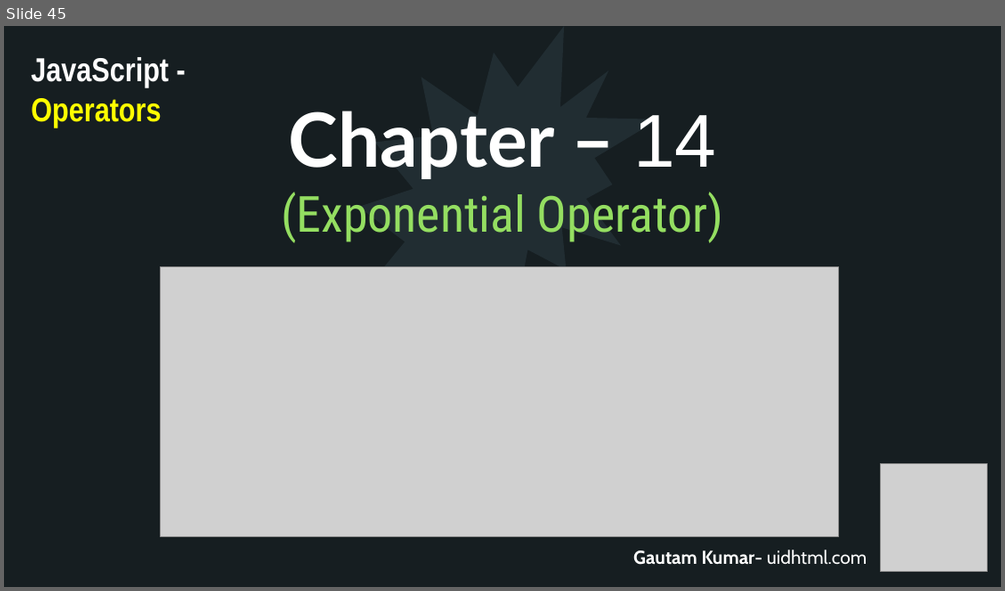
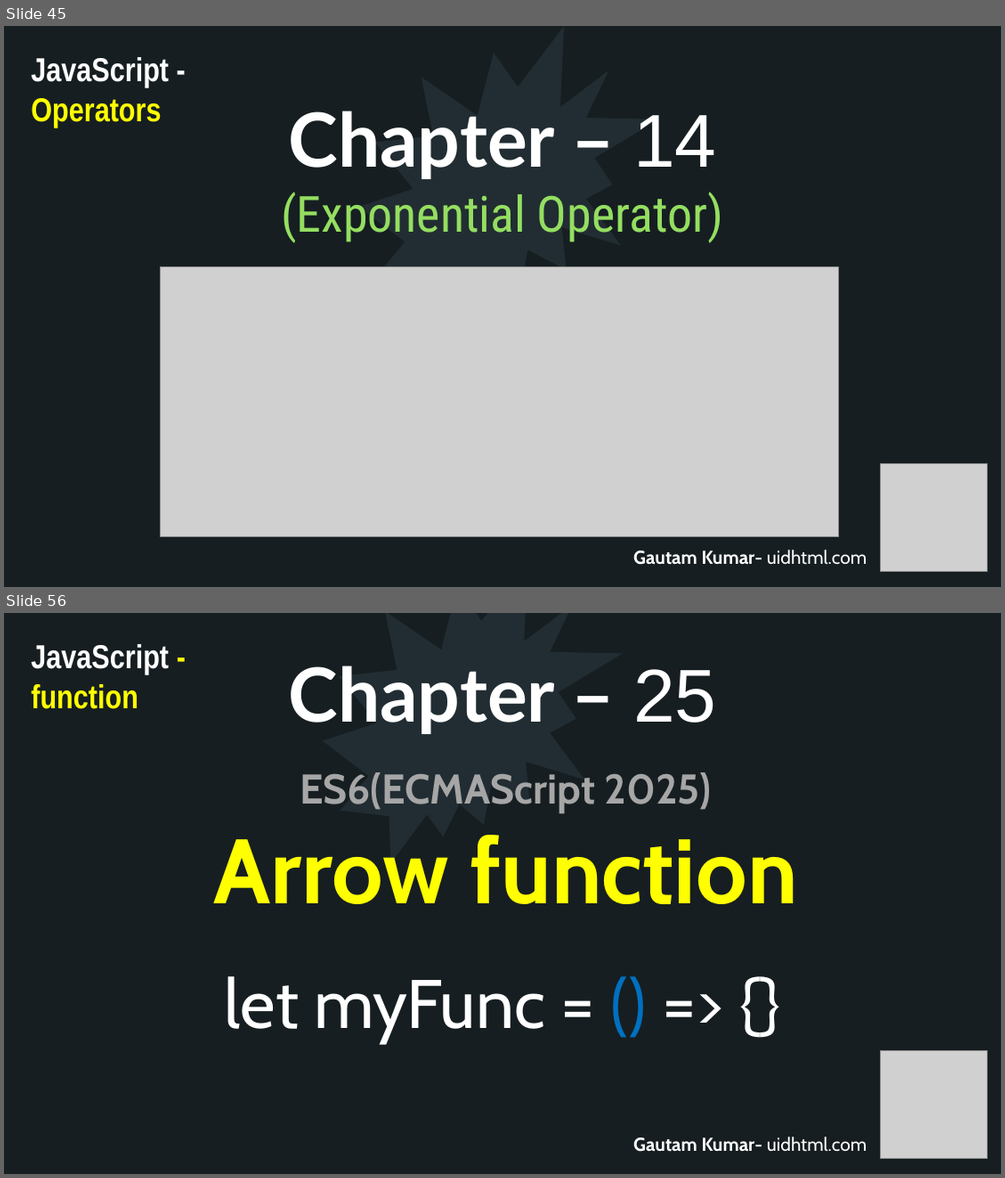
Before and after one commit to uidhtml/javascript-tutorials, a slide deck: Javascript Tutorials.pptx. Shown one above the other, each under a label of ours: slide 45 before the commit, slides 45 and 56 after it; the slides between them are not shown. The pictures are 1005x591 and 1005x1178 pixels, drawn with LibreOffice and Linux fonts; fonts in the diff are those of the drawing; grey boxes stand for pictures. Boxes give left, top, right and bottom in pixels: in the first picture for what was removed or moved away, otherwise in the second. Text is boxed around its words. In the diff, an @@ line names an element or a change of style, - is before the commit and + after.

Commit message:
Added chapter 15

```diff
--- a/Javascript Tutorials.pptx
+++ b/Javascript Tutorials.pptx
@@ slide 56 added at box(4, 613, 1001, 1174), background #2C3C43; not listed: 10 template elements that a slide beside it also shows @@
@@ rectangle added at box(4, 613, 1001, 1174), fill #161E22 @@
@@ irregular seal added at box(323, 613, 623, 863), fill #212D32 @@
@@ text added at box(31, 644, 169, 709), 32 pt, text #FFFFFF, bold @@
+JavaScript - function
@@ title added at box(288, 666, 716, 734), 72 pt, text #FFFFFF, bold @@
+Chapter – 25
@@ text added at box(213, 772, 797, 904), 40 pt, text #A6A6A6, bold @@
+ES6(ECMAScript 2025)
+Arrow function
@@ text added at box(225, 976, 545, 1043), 66 pt, text #FFFFFF @@
+let myFunc = () => {}
@@ picture added at box(881, 1051, 988, 1159) @@
@@ text added at box(633, 1136, 866, 1151), 18 pt, text #FFFFFF, bold @@
+Gautam Kumar- uidhtml.com
```
Also in this commit, not shown: 3 slides changed, 9 other slides added, 6 other files.
